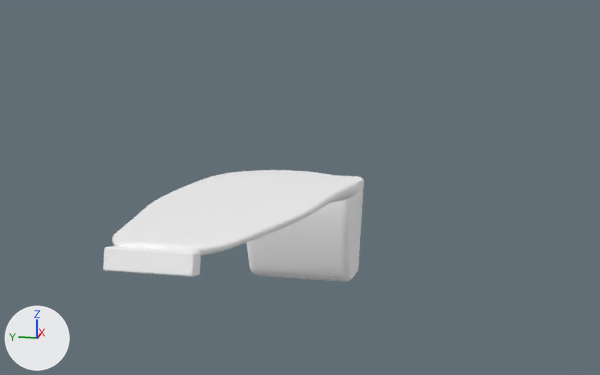
What one commit did to the glTF model Data/BikesV2/kits/varga_mx__tail2.glb.
Rendered twice from a camera (50 mm lens) standing at (-1.028, -0.287, 1.256) and looking at (0.436, 0.006, 0.89). Every picture has the same lights, and +X, +Y and +Z are marked at lower left. The older version comes first. Vertices at exactly the same position are counted once.

The scene before the commit, as lines of its bpy script (objects in view):
```python
me_mesh_0 = bpy.data.meshes.new('Mesh_0')
me_mesh_0.from_pydata(...)  # 8756 vertices, 17500 faces; spans x -0.327..0.59, y -0.121..0.121, z 0.7..1.013
# faces by material slot: [16808, 188, 504]
me_mesh_0.materials.append(mat_s020)  # white #ffffff
me_mesh_0.materials.append(mat_s021)  # white #ffffff
me_mesh_0.materials.append(mat_s025)  # white #ffffff
ob_varga_mx__tail2 = bpy.data.objects.new('varga_mx__tail2', me_mesh_0)
ob_varga_mx__tail2.location = (0.0, 0.0, 0.0)
```
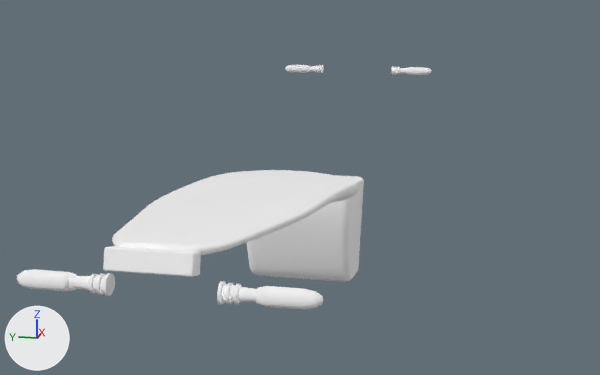
Where the change shows, as pixel boxes (x1, y1, x2, y2) in the pictures (600 x 375 px):
'varga_mx__tail2', reshaped (58% wider, 119% taller)
    before: (103, 170, 364, 281)
    after: (17, 65, 431, 309)
part 1 of me_mesh_0, added
    after: (285, 65, 431, 75)
part 2 of me_mesh_0, added
    after: (17, 269, 323, 309)

Diff of the bpy script that builds the scene:
```diff
--- a/Data/BikesV2/kits/varga_mx__tail2.glb.py
+++ b/Data/BikesV2/kits/varga_mx__tail2.glb.py
@@ mat_s160 @@
+mat_s160 = principled_material('s160')
+mat_s160.base_color = (1.0, 1.0, 1.0)  # white #ffffff
+mat_s160.metallic = 1.0
+mat_s160.roughness = 1.0
@@ mat_s154 @@
+mat_s154 = principled_material('s154')
+mat_s154.base_color = (1.0, 1.0, 1.0)  # white #ffffff
+mat_s154.metallic = 1.0
+mat_s154.roughness = 1.0
@@ mat_s163 @@
+mat_s163 = principled_material('s163')
+mat_s163.base_color = (1.0, 1.0, 1.0)  # white #ffffff
+mat_s163.metallic = 1.0
+mat_s163.roughness = 1.0
@@ mat_s155 @@
+mat_s155 = principled_material('s155')
+mat_s155.base_color = (1.0, 1.0, 1.0)  # white #ffffff
+mat_s155.metallic = 1.0
+mat_s155.roughness = 1.0
@@ mat_s157 @@
+mat_s157 = principled_material('s157')
+mat_s157.base_color = (1.0, 1.0, 1.0)  # white #ffffff
+mat_s157.metallic = 1.0
+mat_s157.roughness = 1.0
@@ mat_s162 @@
+mat_s162 = principled_material('s162')
+mat_s162.base_color = (1.0, 1.0, 1.0)  # white #ffffff
+mat_s162.metallic = 1.0
+mat_s162.roughness = 1.0
@@ mat_s161 @@
+mat_s161 = principled_material('s161')
+mat_s161.base_color = (1.0, 1.0, 1.0)  # white #ffffff
+mat_s161.metallic = 1.0
+mat_s161.roughness = 1.0
@@ mat_s159 @@
+mat_s159 = principled_material('s159')
+mat_s159.base_color = (1.0, 1.0, 1.0)  # white #ffffff
+mat_s159.metallic = 1.0
+mat_s159.roughness = 1.0
@@ mat_s158 @@
+mat_s158 = principled_material('s158')
+mat_s158.base_color = (1.0, 1.0, 1.0)  # white #ffffff
+mat_s158.metallic = 1.0
+mat_s158.roughness = 1.0
@@ mat_s156 @@
+mat_s156 = principled_material('s156')
+mat_s156.base_color = (1.0, 1.0, 1.0)  # white #ffffff
+mat_s156.metallic = 1.0
+mat_s156.roughness = 1.0
@@ me_mesh_0 @@
 # used by ob_varga_mx__tail2; location = (0.0, 0.0, 0.0)
-me_mesh_0.from_pydata(...)  # 8756 vertices, 17500 faces; spans x -0.327..0.59, y -0.121..0.121, z 0.7..1.013
+me_mesh_0.from_pydata(...)  # 11772 vertices, 23372 faces; spans x -0.327..1.192, y -0.195..0.195, z 0.7..1.044
+# me_mesh_0 part 1: 1204 vertices added at x 1.169..1.192, y -0.195..0.195, z 1.021..1.044
+# me_mesh_0 part 2: 1204 vertices added at x -0.296..-0.273, y -0.161..0.161, z 0.947..0.97
+# other edits to the shape of me_mesh_0 do not show in these pictures
 me_mesh_0.materials.append(mat_s020)
@@ me_mesh_0 @@
 me_mesh_0.materials.append(mat_s025)
+me_mesh_0.materials.append(mat_s154)  # white #ffffff
+me_mesh_0.materials.append(mat_s155)  # white #ffffff
+me_mesh_0.materials.append(mat_s156)  # white #ffffff
+me_mesh_0.materials.append(mat_s157)  # white #ffffff
+me_mesh_0.materials.append(mat_s158)  # white #ffffff
+me_mesh_0.materials.append(mat_s159)  # white #ffffff
+me_mesh_0.materials.append(mat_s160)  # white #ffffff
+me_mesh_0.materials.append(mat_s161)  # white #ffffff
+me_mesh_0.materials.append(mat_s162)  # white #ffffff
+me_mesh_0.materials.append(mat_s163)  # white #ffffff
```
